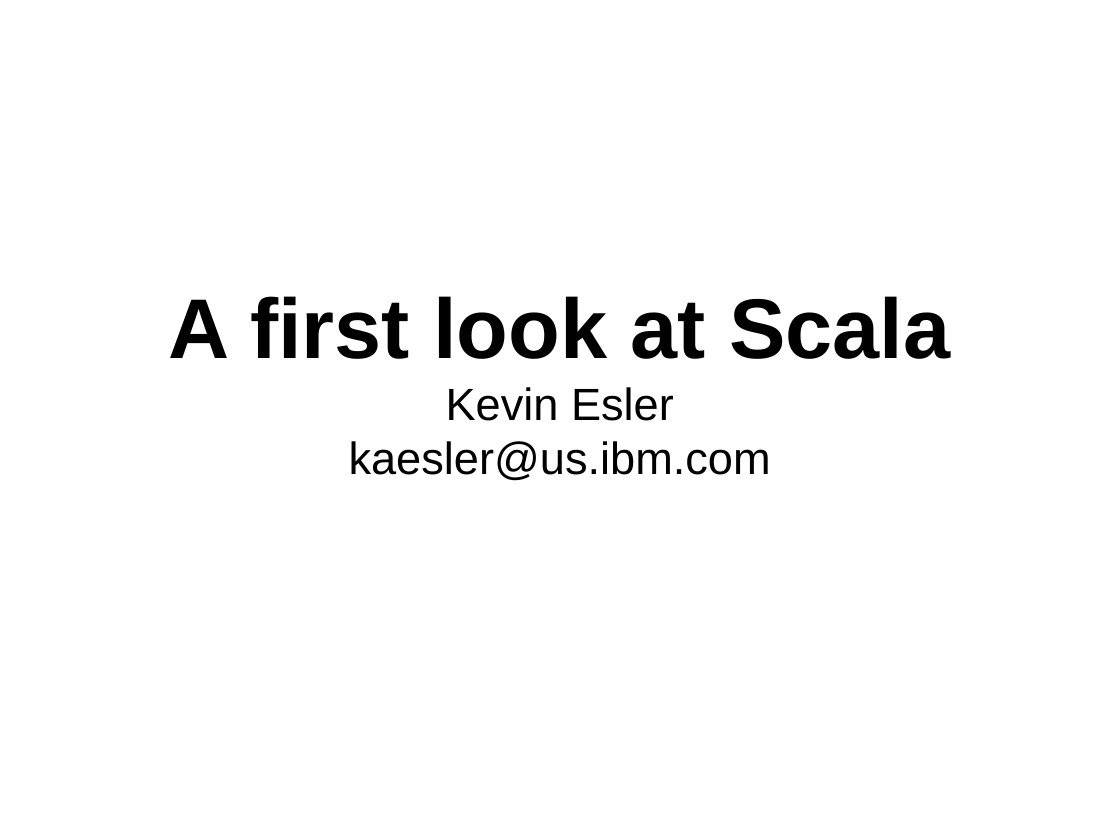
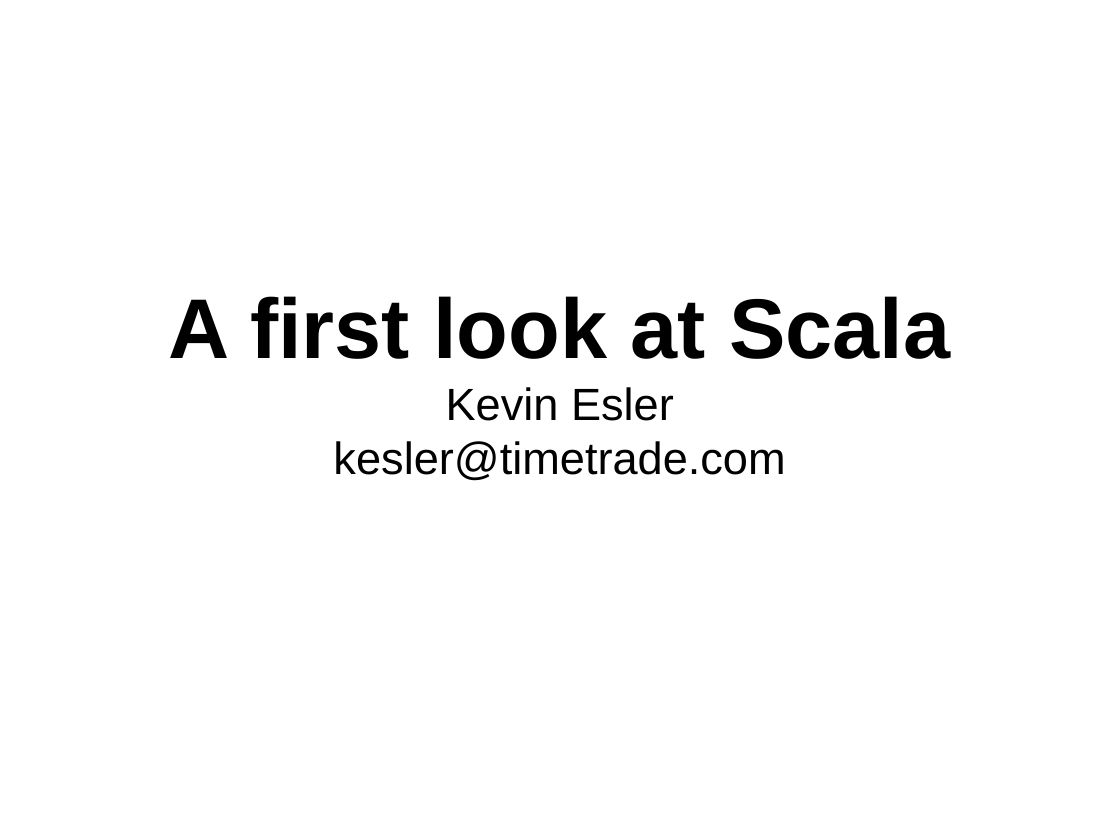
Before and after one commit to kaesler/ScalaTalk, a slide deck: slide 1 of my_slides/ScalaTalk.odp. Drawn at 1120x840 pixels with LibreOffice and Linux fonts; fonts in the diff are those of the drawing; background and template pictures are left out. Boxes give left, top, right and bottom in pixels: in the first picture for what was removed or moved away, otherwise in the second. Text is boxed around its words. In the diff, an @@ line names an element or a change of style, - is before the commit and + after.

```diff
--- a/my_slides/ScalaTalk.odp
+++ b/my_slides/ScalaTalk.odp
@@ subtitle at bbox=[333, 441, 785, 481]: text changed @@
-kaesler@us.ibm.com
+kesler@timetrade.com
```
Also in this commit, not shown: 9 other slides changed, 5 slides added, 1 slide removed.
